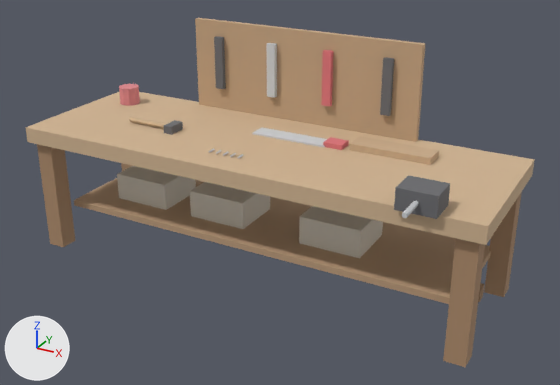
Before and after pictures for a commit that changed the glTF model src/SantaShift.Game/Content/models/station_bench.glb.
One viewpoint serves both versions: a camera (50 mm lens) standing at (2.23, -3.88, 2.48) and looking at (0.15, -0.09, 0.58). Lighting does not change. The marker at lower left points along +X, +Y and +Z. The older version comes first. Vertices at exactly the same position are counted once.

Objects in the first picture: 'Hammer handle', 'Leg.-1.-1', 'Lower shelf', 'Parts box.0', 'Pegboard', 'Plank offcut', 'Saw handle', 'Stretcher', 'Top', 'Vice body', 'Vice screw' and 1 more.
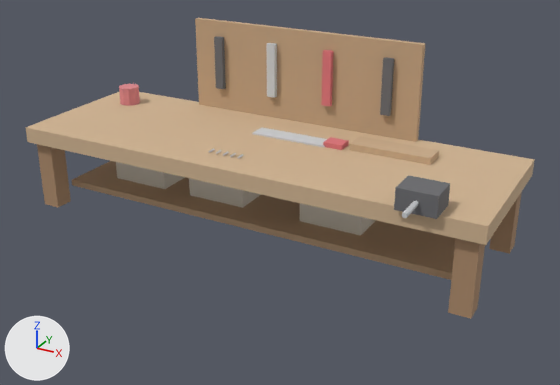
The newer file is also turned or shifted as a whole; pictures and numbers use the older file's frame.

Location of each change, [x1, y1, x2, y2] in pixels of the pictures (560 x 385 px):
'Lower shelf', moved: before [74, 178, 491, 304]; after [72, 161, 486, 280]
'Parts box.0', moved, rescaled: before [117, 166, 383, 258]; after [116, 162, 376, 236]
'Leg.-1.-1', moved, rescaled (21% shorter): before [37, 144, 522, 367]; after [37, 144, 522, 319]
'Vice body', reshaped (17% narrower): before [164, 36, 450, 219]; after [214, 36, 450, 219]
'Hammer handle', deleted: before [129, 117, 168, 128]
'Stretcher', deleted: before [478, 283, 484, 302]
part 3 of me_cube_010, deleted: before [164, 120, 183, 135]

Patch to the scene script:
```diff
--- a/src/SantaShift.Game/Content/models/station_bench.glb.py
+++ b/src/SantaShift.Game/Content/models/station_bench.glb.py
@@ me_cube_001 @@
 # used by ob_leg__1__1; location = (-1.4, -0.4, 0.375)
-me_cube_001.from_pydata(...)  # 32 vertices, 48 faces; spans x -0.06..2.86, y -0.06..0.86, z -0.38..0.38
+me_cube_001.from_pydata(...)  # 32 vertices, 48 faces; spans x -0.06..2.86, y -0.06..0.86, z -0.08..0.37
+# me_cube_001 part 1: the whole mesh is scaled about its middle by (1, 1, 0.6), then moved by (0.0, 0.0, 0.15)
 me_cube_001.materials.append(mat_log)
@@ me_cube_007 @@
 # used by ob_parts_box_0; location = (-0.9, 0.05, 0.38)
-me_cube_007.from_pydata(...)  # 24 vertices, 36 faces; spans x -0.2..1.6, y -0.17..0.17, z -0.09..0.09
+me_cube_007.from_pydata(...)  # 24 vertices, 36 faces; spans x -0.2..1.6, y -0.17..0.17, z 0.06..0.22
+# me_cube_007 part 2: the whole mesh is moved by (0.0, 0.0, 0.14)
 me_cube_007.materials.append(mat_crate_edge)
@@ me_cube_010 @@
 # used by ob_vice_body; location = (1.15, -0.45, 0.91)
-me_cube_010.from_pydata(...)  # 32 vertices, 48 faces; spans x -1.8..0.11, y -0.09..0.89, z -0.06..0.44
+me_cube_010.from_pydata(...)  # 24 vertices, 36 faces; spans x -1.78..0.11, y -0.09..0.89, z -0.06..0.44
+# me_cube_010 part 3: the loose piece of 8 vertices spanning x -1.8..-1.74, y 0.29..0.41, z -0.06..-0.01 is deleted
 me_cube_010.materials.append(mat_iron)
@@ ob_hammer_handle @@
-ob_hammer_handle = bpy.data.objects.new('Hammer handle', me_cylinder_001)
-ob_hammer_handle.location = (-0.8, -0.1, 0.875)
@@ ob_lower_shelf @@
 ob_lower_shelf = bpy.data.objects.new('Lower shelf', me_cube_006)
-ob_lower_shelf.location = (0.0, 0.05, 0.27)
+ob_lower_shelf.location = (0.0, 0.05, 0.42)
@@ ob_stretcher @@
-ob_stretcher = bpy.data.objects.new('Stretcher', me_cube_005)
-ob_stretcher.location = (0.0, 0.0, 0.19)
```
